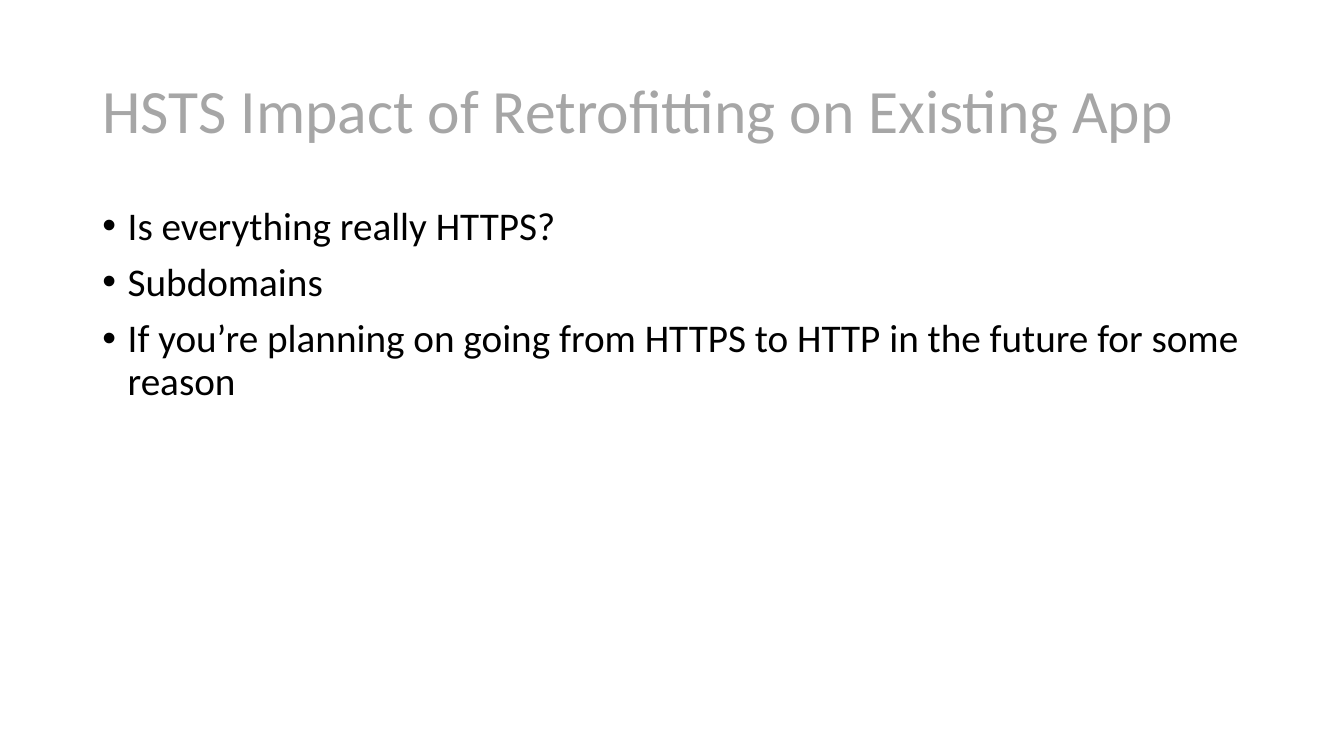
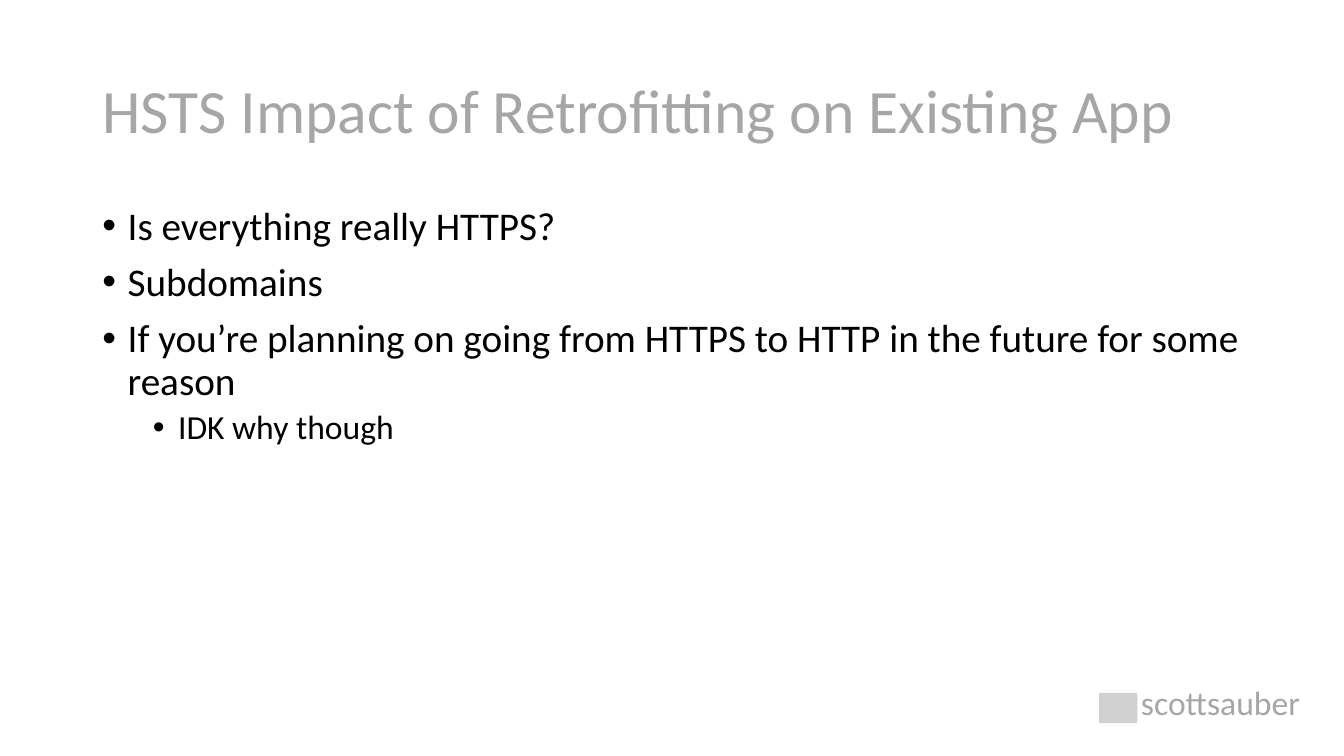
Before and after one commit to nirzaf/DotNetWorkShopTalk, a slide deck: slide 19 of 2021-1-27 - NDC London - Security Headers/Security Headers Explained.pptx. Drawn at 1344x756 pixels with LibreOffice and Linux fonts; fonts in the diff are those of the drawing; grey boxes stand for pictures. Boxes give left, top, right and bottom in pixels: in the first picture for what was removed or moved away, otherwise in the second. Text is boxed around its words. In the diff, an @@ line names an element or a change of style, - is before the commit and + after.

```diff
--- a/2021-1-27 - NDC London - Security Headers/Security Headers Explained.pptx
+++ b/2021-1-27 - NDC London - Security Headers/Security Headers Explained.pptx
@@ text at [178, 415, 394, 445]: paragraph added @@
+  • IDK why though
@@ picture added at [1099, 693, 1137, 723] @@
@@ text added at [1141, 692, 1300, 715], 24 pt, text #A6A6A6 @@
+scottsauber
```
Also in this commit, not shown: 46 other slides changed, 18 slides added, 14 slides removed, 2 other files.
